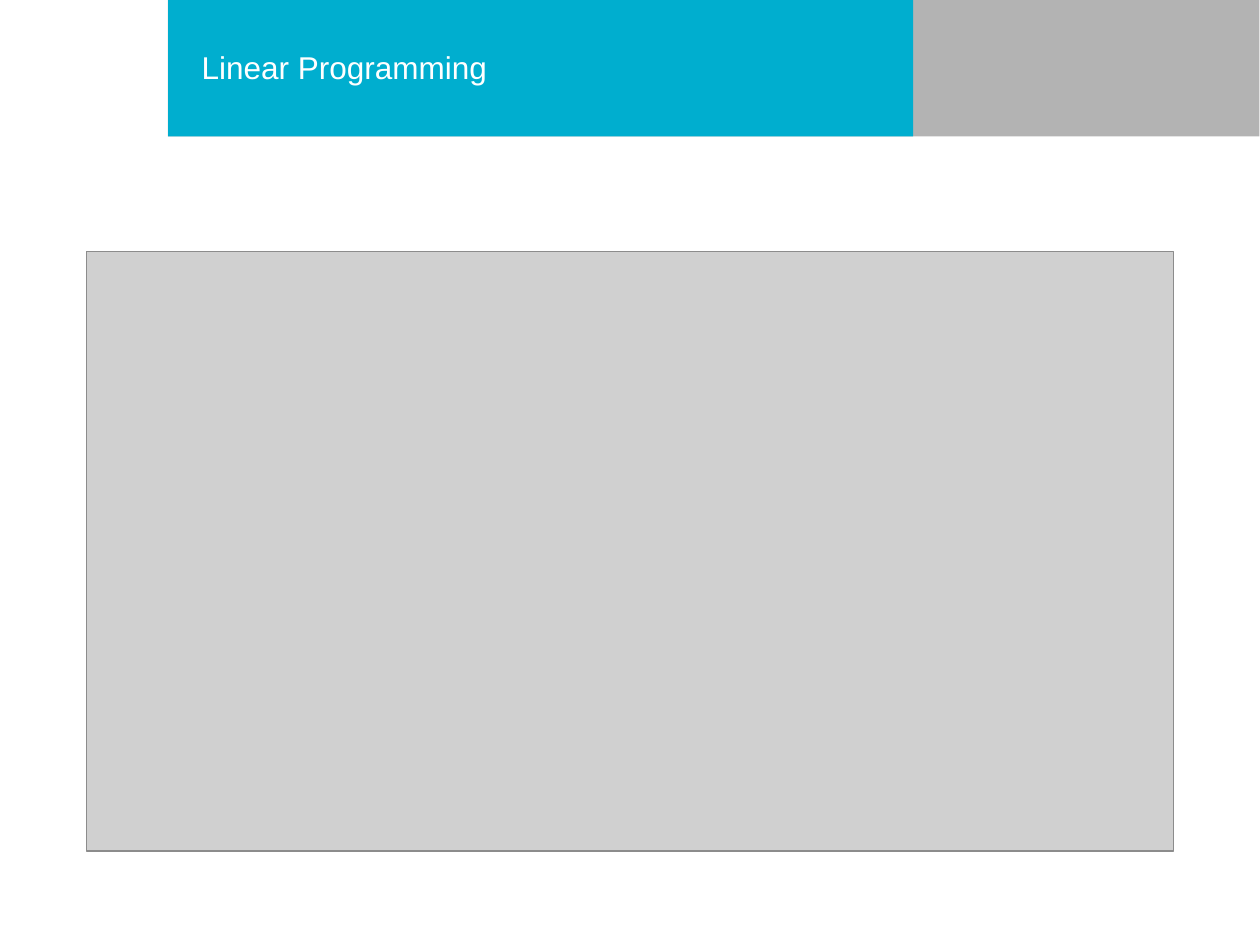
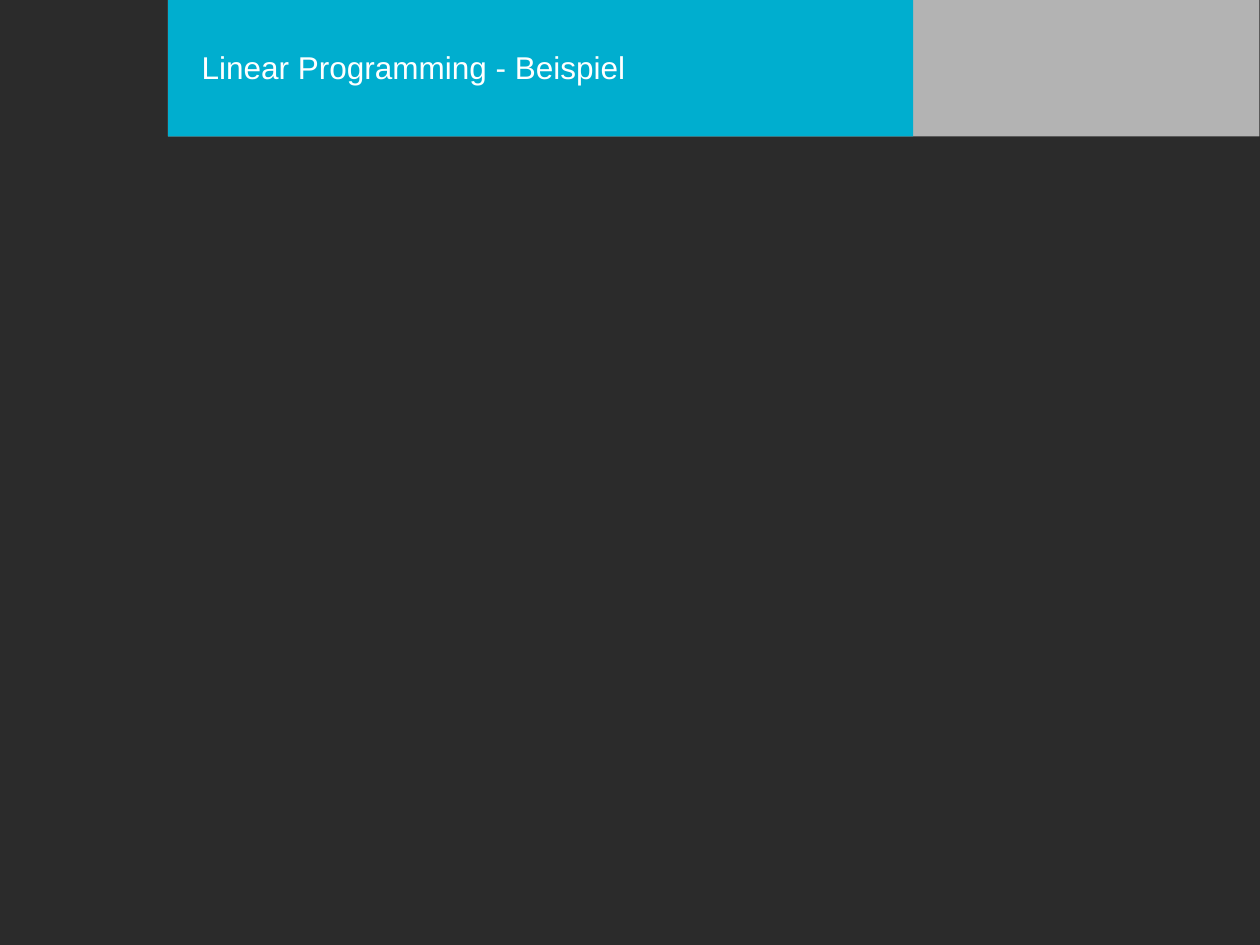
Before and after one commit to philurlaub/matlab2016, a slide deck: slide 17 of Präsentation.ppt (slide 8 before the commit). Drawn at 1260x945 pixels with LibreOffice and Linux fonts; fonts in the diff are those of the drawing; grey boxes stand for pictures; background and template pictures are left out; a plain dark background stands for a picture behind light text. Boxes give left, top, right and bottom in pixels: in the first picture for what was removed or moved away, otherwise in the second. Text is boxed around its words. In the diff, an @@ line names an element or a change of style, - is before the commit and + after.

Commit message:
- update presentation

```diff
--- a/Präsentation.ppt
+++ b/Präsentation.ppt
@@ background #FFFFFF to picture (left out) @@
@@ title at <box>202,56,625,85</box>: text changed @@
-Linear Programming
+Linear Programming - Beispiel
@@ picture removed at <box>87,252,1174,852</box> @@
```
Also in this commit, not shown: 5 other slides changed, 17 slides added, 2 slides removed.
